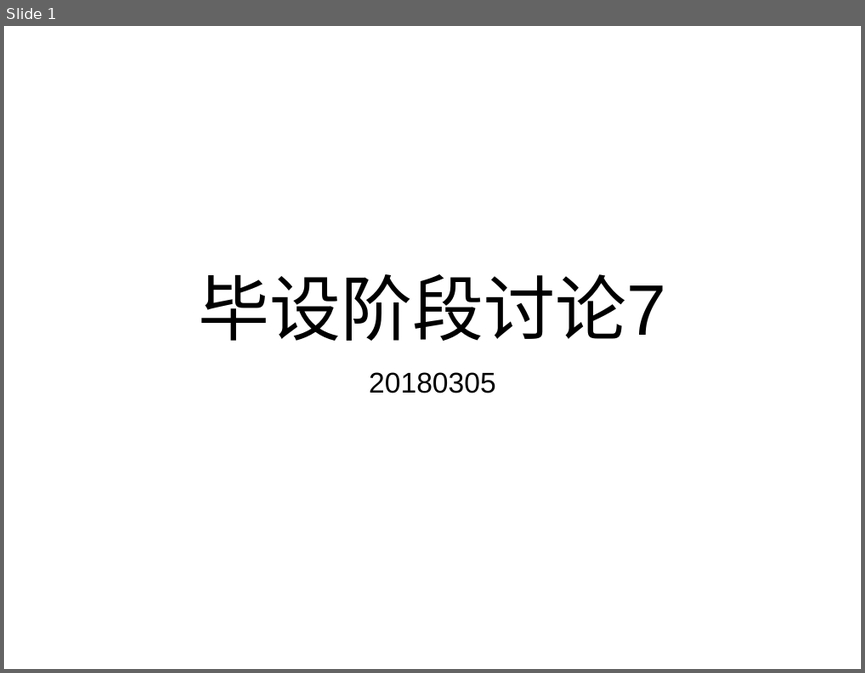
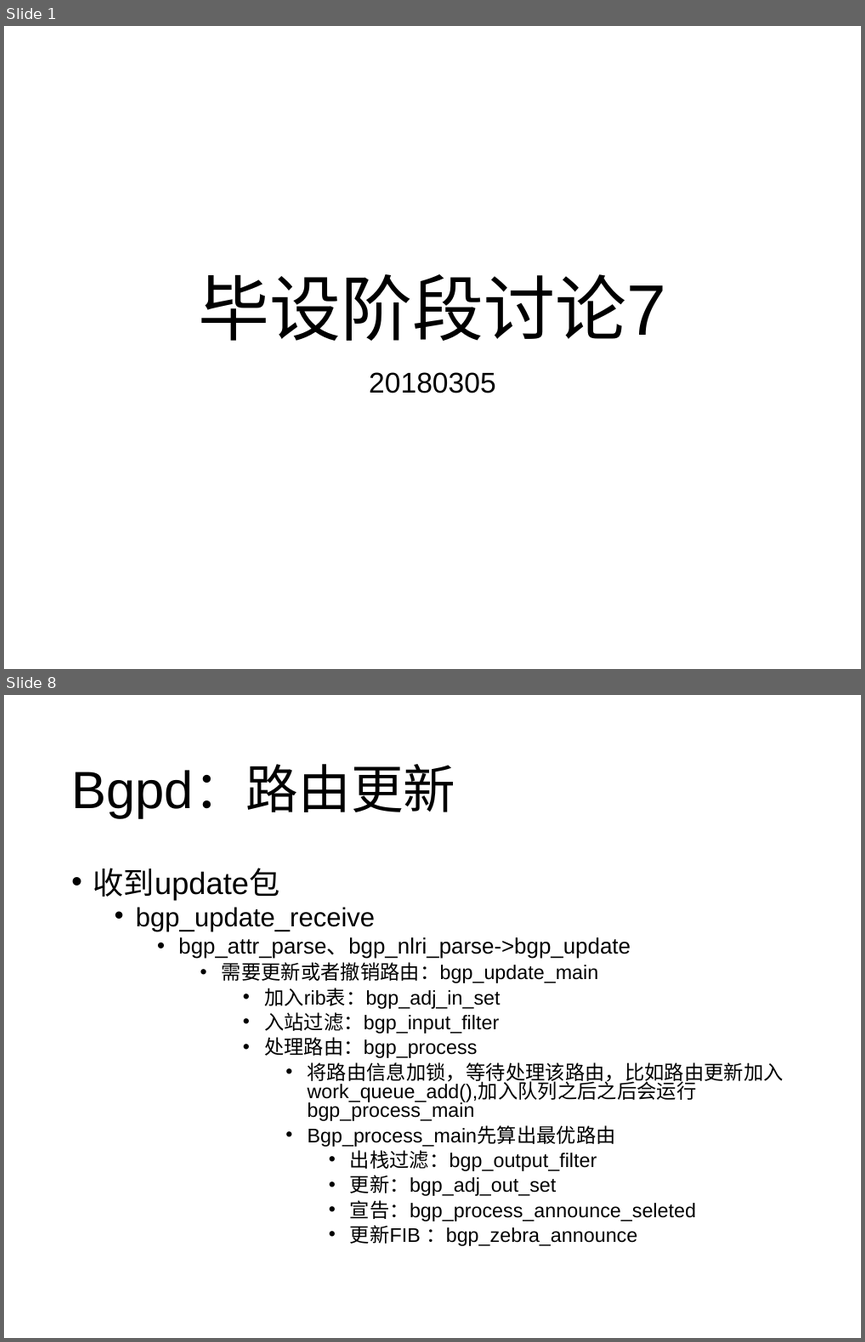
Before and after one commit to wangqing93/ibgp_exp, a slide deck: doc/毕设阶段讨论7.pptx. Shown one above the other, each under a label of ours: slide 1 before the commit, slides 1 and 8 after it; the slides between them are not shown. The pictures are 865x673 and 865x1342 pixels, drawn with LibreOffice and Linux fonts; fonts in the diff are those of the drawing. Boxes give left, top, right and bottom in pixels: in the first picture for what was removed or moved away, otherwise in the second. Text is boxed around its words. In the diff, an @@ line names an element or a change of style, - is before the commit and + after.

```diff
--- a/doc/毕设阶段讨论7.pptx
+++ b/doc/毕设阶段讨论7.pptx
@@ slide 8 added at box(4, 695, 861, 1338), background #FFFFFF @@
@@ title added at box(71, 766, 455, 818), 44 pt, text #000000 @@
+Bgpd：路由更新
@@ text added at box(93, 868, 783, 1246), 16.6 pt, text #000000 @@
+• 收到update包
+  • bgp_update_receive
+    • bgp_attr_parse、bgp_nlri_parse->bgp_update
+      • 需要更新或者撤销路由：bgp_update_main
+        • 加入rib表：bgp_adj_in_set
+        • 入站过滤：bgp_input_filter
+        • 处理路由：bgp_process
+          • 将路由信息加锁，等待处理该路由，比如路由更新加入work_queue_add(),加入队列之后之后会运行bgp_process_main
+          • Bgp_process_main先算出最优路由
+            • 出栈过滤：bgp_output_filter
+            • 更新：bgp_adj_out_set
+            • 宣告：bgp_process_announce_seleted
+            • 更新FIB ：bgp_zebra_announce
```
Also in this commit, not shown: 9 other slides added.
